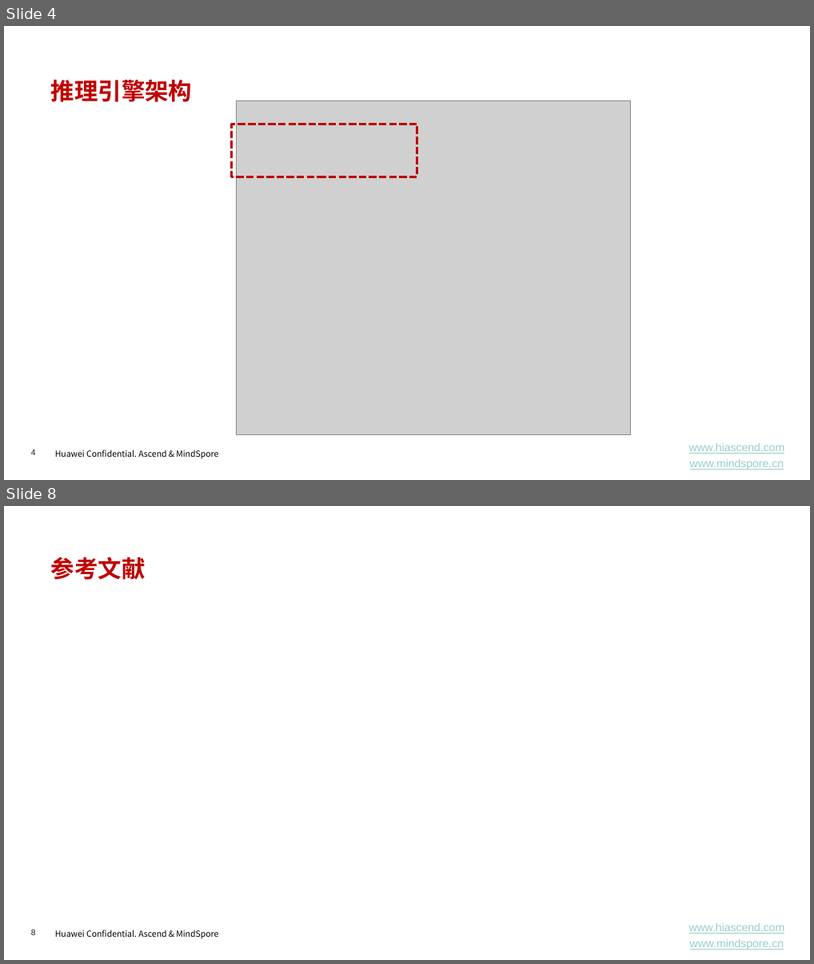
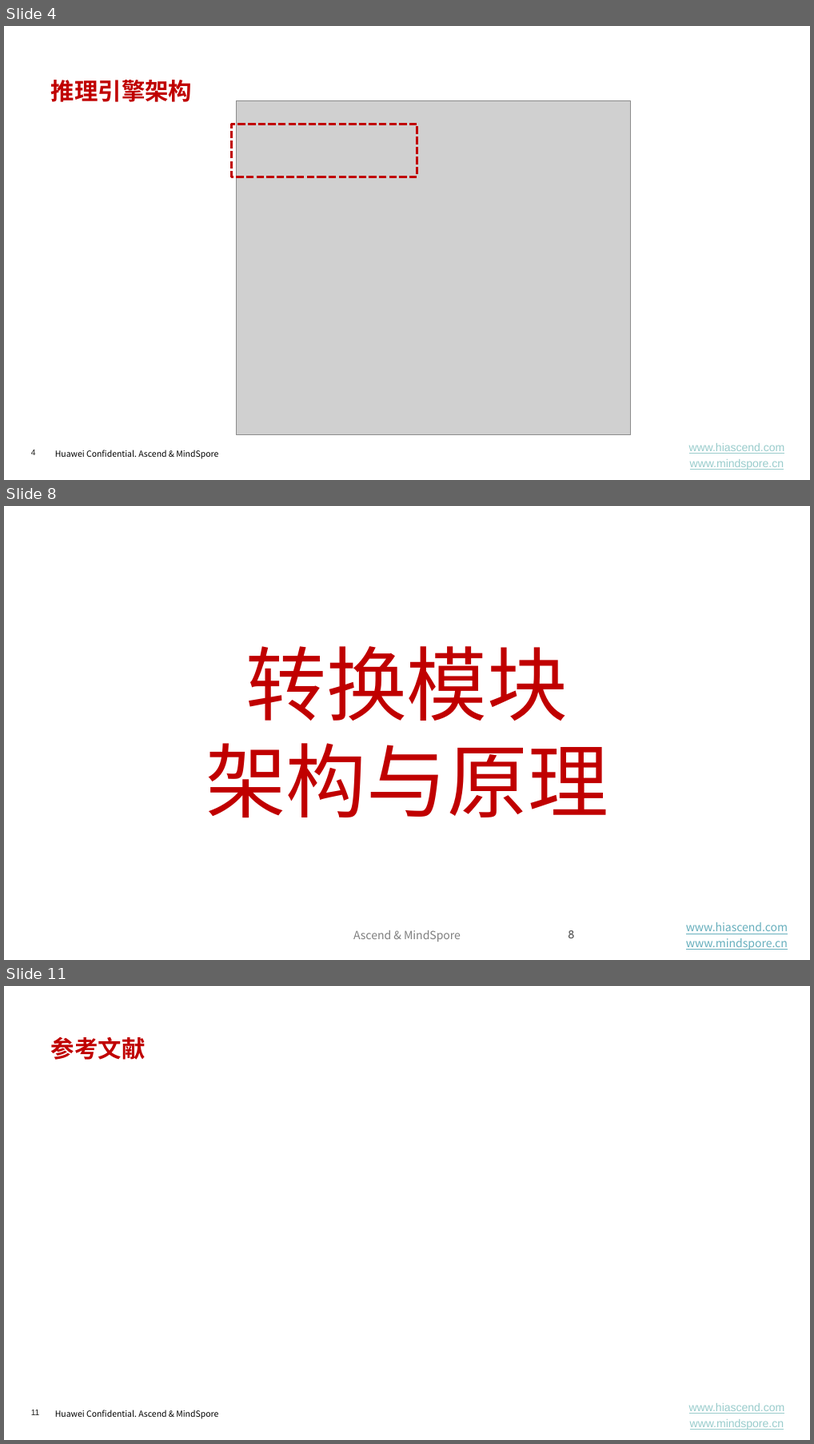
Before and after one commit to chenzomi12/AISystem, a slide deck: Inference/GraphOpt/01.transfer.pptx. Shown one above the other, each under a label of ours: slides 4 and 8 before the commit, slides 4, 8 and 11 after it; the slides between them are not shown. The pictures are 814x964 and 814x1444 pixels, drawn with LibreOffice and Linux fonts; fonts in the diff are those of the drawing; grey boxes stand for pictures; background and template pictures are left out. Boxes give left, top, right and bottom in pixels: in the first picture for what was removed or moved away, otherwise in the second. Text is boxed around its words. In the diff, an @@ line names an element or a change of style, - is before the commit and + after.

```diff
--- a/Inference/GraphOpt/01.transfer.pptx
+++ b/Inference/GraphOpt/01.transfer.pptx
@@ slide 8 added at <box>4,506,810,960</box>, background #FFFFFF @@
@@ text added at <box>206,646,609,818</box>, 96 pt, text #C00000 @@
+转换模块
+架构与原理
@@ text added at <box>354,930,461,941</box>, 13.3 pt, text #808080 @@
+Ascend & MindSpore
@@ page number added at <box>568,930,575,938</box>, 13.3 pt, text #595959 @@
+8
@@ text added at <box>686,922,788,949</box>, 13.3 pt, text #67AFBD, underline @@
+www.hiascend.com
+www.mindspore.cn
@@ what was slide 8 is now slide 11 @@
@@ page number at <box>31,1409,40,1415</box>: text changed @@
-8
+11
```
Also in this commit, not shown: 2 slides changed, 3 other slides added, 1 slide removed, 35 other files.
